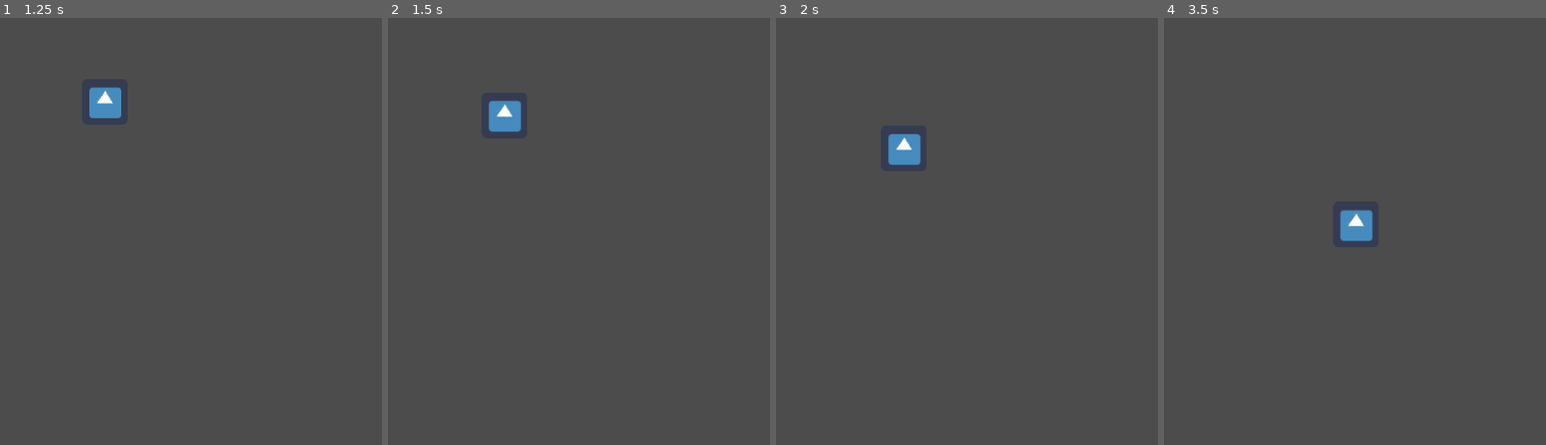
Above: before the commit, frames 1-4 (left to right).
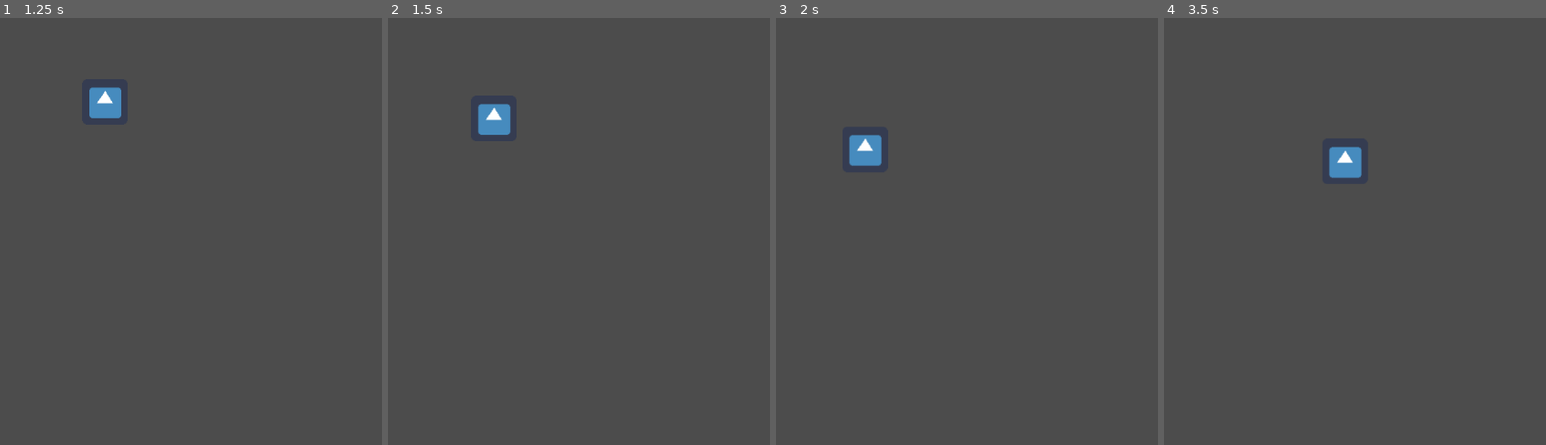
Above: after the commit, the same moments.

Repository: Lycentzia/I-am-Root
Game: Godot game, scene res://TipOfRoot.tscn
The game is run twice, just before and just after one commit, with the same random seed, the same clock (stepped at 60 frames per second) and the same inputs. This scene is started directly instead of the project's main scene. The engine's default icon, where the game draws it, is replaced by a stand-in: a white triangle on a blue panel in a dark square.
Inputs:
- Up to frame 1 (1.25 s): hold Right (move_right) from 0.53 s (still down)
- Up to frame 2 (1.5 s): release Right (move_right) at 1.28 s; hold Left (move_left) from 1.28 s (still down)
- Up to frame 3 (2 s): keep holding Left (move_left)
- Up to frame 4 (3.5 s): release Left (move_left) at 2.03 s; hold Right (move_right) from 2.03 s (still down)

Frame 1 is identical in both runs. In frame 2, 0.6% of the frame differs, in the area x 23-35%, y 19-28%; in frame 3, 1.2%; in frame 4, 1.3%, in the area x 43-55%, y 30-53%.

Commit message:
stop downwards animation at some point

Diff:
--- a/TipOfRoot.gd
+++ b/TipOfRoot.gd
@@ -8,7 +8,7 @@
 func _ready():
 	screen_size = get_viewport_rect().size
 	# initial position: centered on top border
-	position.x = 512
+	position.x = screen_size.x / 2
 	# initial velocity/direction: 1 downward
 	velocity.y = 1
 
@@ -18,6 +18,12 @@
 		velocity.x += 2
 	if Input.is_action_pressed("move_left"):
 		velocity.x -= 2
+	if Input.is_action_just_released("move_left") || Input.is_action_just_released("move_right"):
+		velocity.x = 0
+	# stop downwards animation at some point (TODO animate background upwards)
+	if position.y >= (screen_size.y / 3):
+		velocity.y = 0
+
 
 	if velocity.length() > 0:
 		velocity = velocity.normalized() * speed
